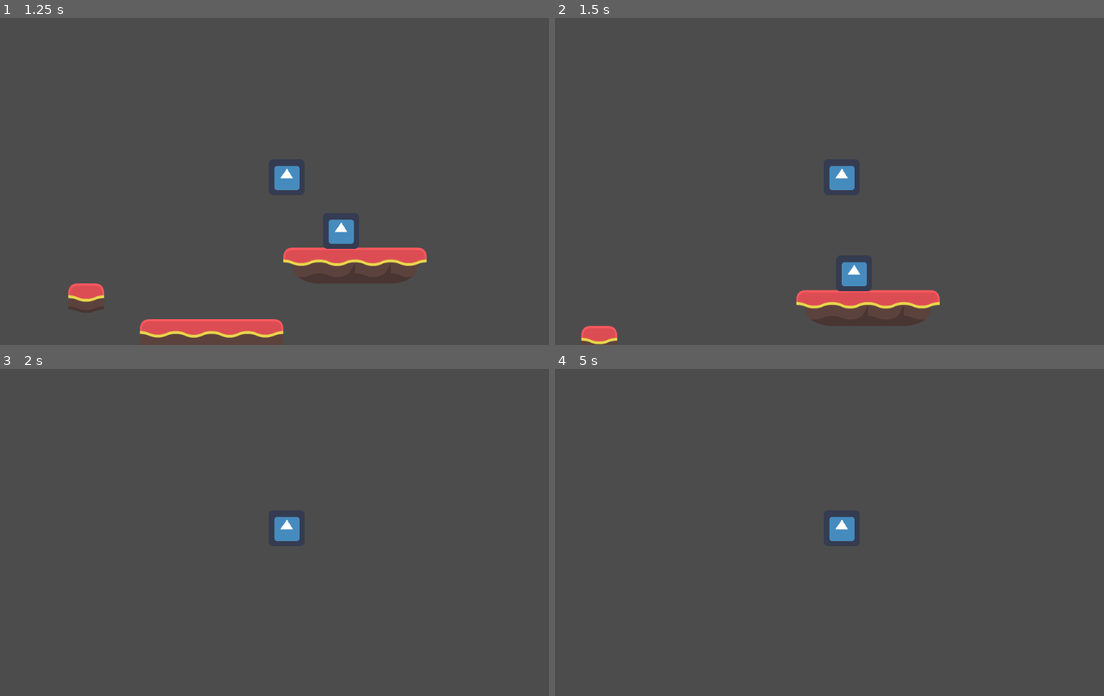
Above: before the commit, frames 1-4 (two rows, left to right).
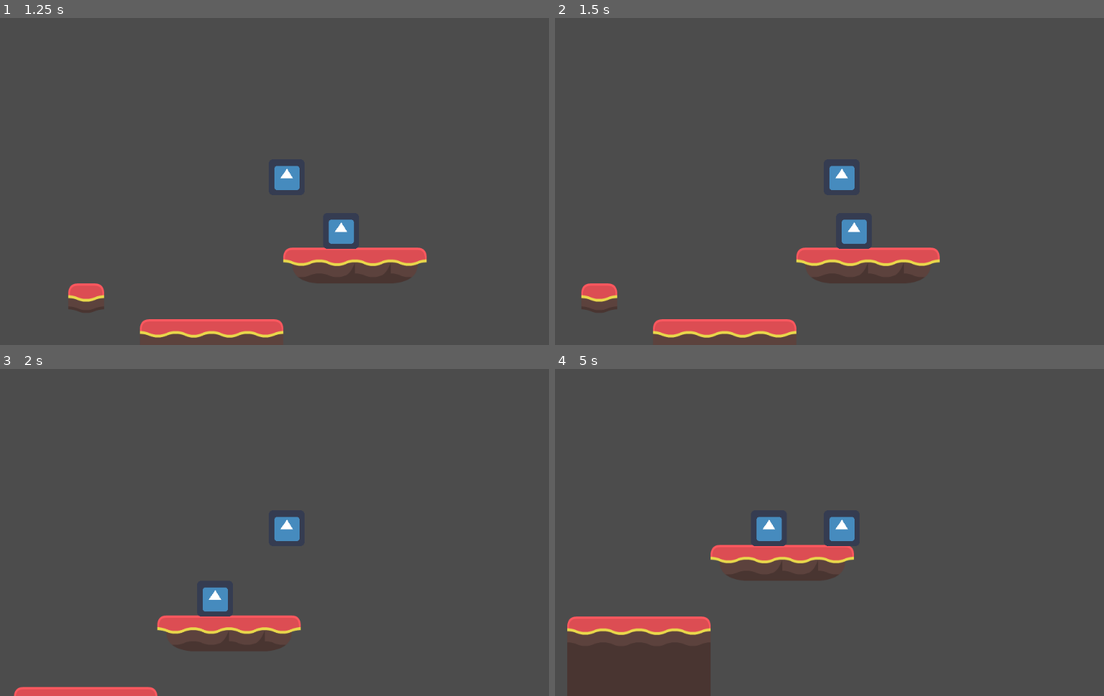
Above: after the commit, the same moments.

Repository: rhode2nh/Legacy_of_Rogue
Game: Godot game, scene res://Assets/Levels/Main.tscn
Same seed, same stepped clock (60 frames per second), same inputs: the game is played once before the commit and once after it. The engine's default icon, where the game draws it, is replaced by a stand-in: a white triangle on a blue panel in a dark square.
Inputs:
- Up to frame 1 (1.25 s): tap Enter at 0.5 s; hold Right (ui_right) from 0.53 s (still down); tap Up (ui_up) at 0.6, 0.77, 1.07 s
- Up to frame 2 (1.5 s): keep holding Right (ui_right); tap Up (ui_up) at 1.35 s
- Up to frame 3 (2 s): keep holding Right (ui_right); tap Up (ui_up) at 1.52, 1.82 s
- Up to frame 4 (5 s): release Right (ui_right) at 2.03 s; hold Left (ui_left) 2.03-2.78 s; tap Up (ui_up) at 2.1, 2.85, 3.02, 3.32, 3.6, 3.77, 4.07, 4.35, 4.52, 4.82 s; hold Right (ui_right) 2.78-4.28 s; hold Left (ui_left) from 4.28 s (still down)

Frame 1 is identical in both runs. In frame 2, 6.2% of the frame differs, in the area x 4-71%, y 61-100%; in frame 3, 2.9%; in frame 4, 7.6%, in the area x 2-55%, y 45-100%.

Commit message:
- Added knock back based on the direction of the projectile - Added simple damage indication when character takes damage

Diff:
--- a/Assets/Entities/Characters/Templates/BaseCharacter/BaseCharacter.gd
+++ b/Assets/Entities/Characters/Templates/BaseCharacter/BaseCharacter.gd
@@ -11,6 +11,8 @@
 export var maxSpeed = 300
 # warning-ignore:unused_class_variable
 export var health = 100
+export var jumps = 1
+export var maxJumps = 3
 const NO_SPEED = 0
 export var debugMode = false
 
@@ -37,3 +39,20 @@
 func knock_back(var xKnockBack):
 	velocity.y = jumpHeight
 	velocity.x = xKnockBack
+
+
+func jump_check():
+	if is_on_floor():
+		jumps = maxJumps
+
+
+func take_damage_color():
+	var t = Timer.new()
+	t.set_wait_time(0.1)
+	t.set_one_shot(true)
+	self.add_child(t)
+	$Sprite.set_modulate(Color.red)
+	t.start()
+	yield(t, "timeout")
+	$Sprite.set_modulate(Color.white)
+	t.queue_free()
--- a/Assets/Entities/Characters/Templates/BasePlayer/BasePlayer.gd
+++ b/Assets/Entities/Characters/Templates/BasePlayer/BasePlayer.gd
@@ -3,6 +3,7 @@
 var scene = preload("res://Assets/Entities/Projectile/Block.tscn")
 
 func _physics_process(delta):
+	jump_check()
 	get_input()
 
 	# for index in get_slide_count():
@@ -19,7 +20,9 @@
 		get_tree().get_root().add_child(bullet)
 	# Jump
 	if Input.is_action_just_pressed("ui_up"):
-		velocity.y = jumpHeight
+		if jumps > 0:
+			velocity.y = jumpHeight
+			jumps -= 1
 	# Move right
 	if Input.is_action_pressed("ui_right"):
 		velocity.x = max(moveSpeed + acceleration, maxSpeed)
--- a/Assets/Entities/Projectile/Block.gd
+++ b/Assets/Entities/Projectile/Block.gd
@@ -11,6 +11,7 @@
 	add_to_group("Projectiles")
 	if spawn.position.x < 0:
 		spawnNegative = true
+		$RayCast2D.set_cast_to(-$RayCast2D.get_cast_to())
 
 
 func _process(delta):
@@ -22,15 +23,16 @@
 
 func _on_Block_body_entered(body):
 	if body.is_in_group("Enemies"):
-		if position.x - body.position.x < 0:
+		# Check which direction to knockback the character
+		if $RayCast2D.get_cast_to().x > 0:
 			body.knock_back(xKnockBack)
 		else:
 			body.knock_back(-xKnockBack)
-		print(position - body.position)
 		body.take_damage(damage)
+		body.take_damage_color()
 	queue_free()
 
 
 func _on_VisibilityNotifier2D_screen_exited():
 	queue_free()
-	print('deleted')
+	#print('deleted')
--- a/Assets/Entities/Projectile/Block.tscn
+++ b/Assets/Entities/Projectile/Block.tscn
@@ -19,5 +19,9 @@
 shape = SubResource( 1 )
 
 [node name="VisibilityNotifier2D" type="VisibilityNotifier2D" parent="."]
+
+[node name="RayCast2D" type="RayCast2D" parent="."]
+enabled = true
+cast_to = Vector2( 50, 0 )
 [connection signal="body_entered" from="." to="." method="_on_Block_body_entered"]
 [connection signal="screen_exited" from="VisibilityNotifier2D" to="." method="_on_VisibilityNotifier2D_screen_exited"]
